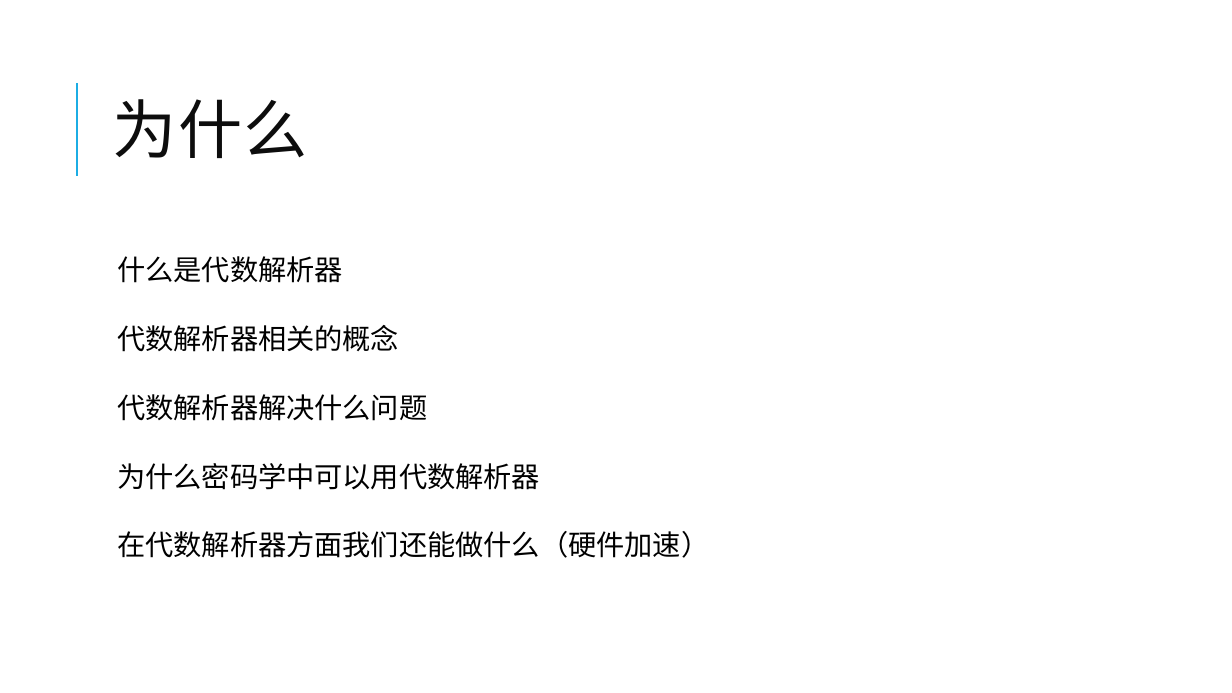
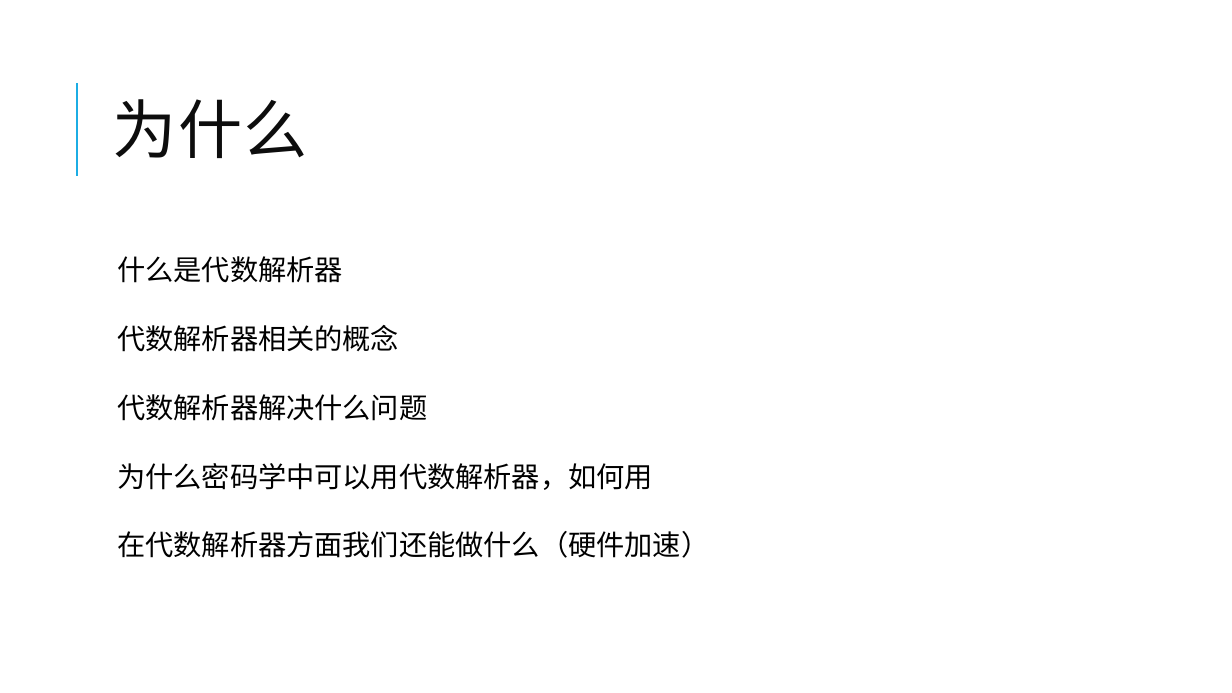
Before and after one commit to yberlin/hello-world, a slide deck: slide 2 of 数电/代数解析器与其密码学领域的应用.pptx. Drawn at 1232x693 pixels with LibreOffice and Linux fonts; fonts in the diff are those of the drawing. Boxes give left, top, right and bottom in pixels: in the first picture for what was removed or moved away, otherwise in the second. Text is boxed around its words. In the diff, an @@ line names an element or a change of style, - is before the commit and + after.

```diff
--- a/数电/代数解析器与其密码学领域的应用.pptx
+++ b/数电/代数解析器与其密码学领域的应用.pptx
@@ text at <box>117,463,653,490</box>: text changed @@
-  为什么密码学中可以用代数解析器
+  为什么密码学中可以用代数解析器，如何用
```
Also in this commit, not shown: 3 other slides changed, 4 slides added.
